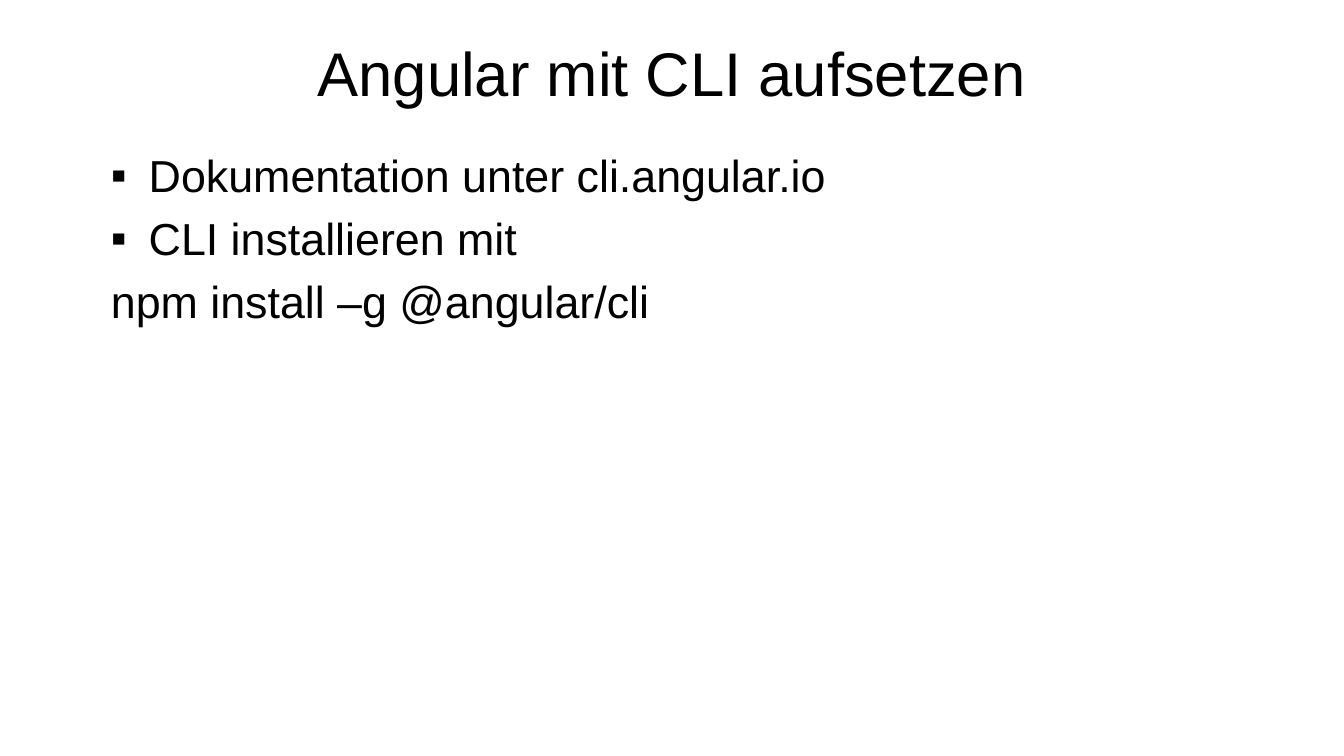
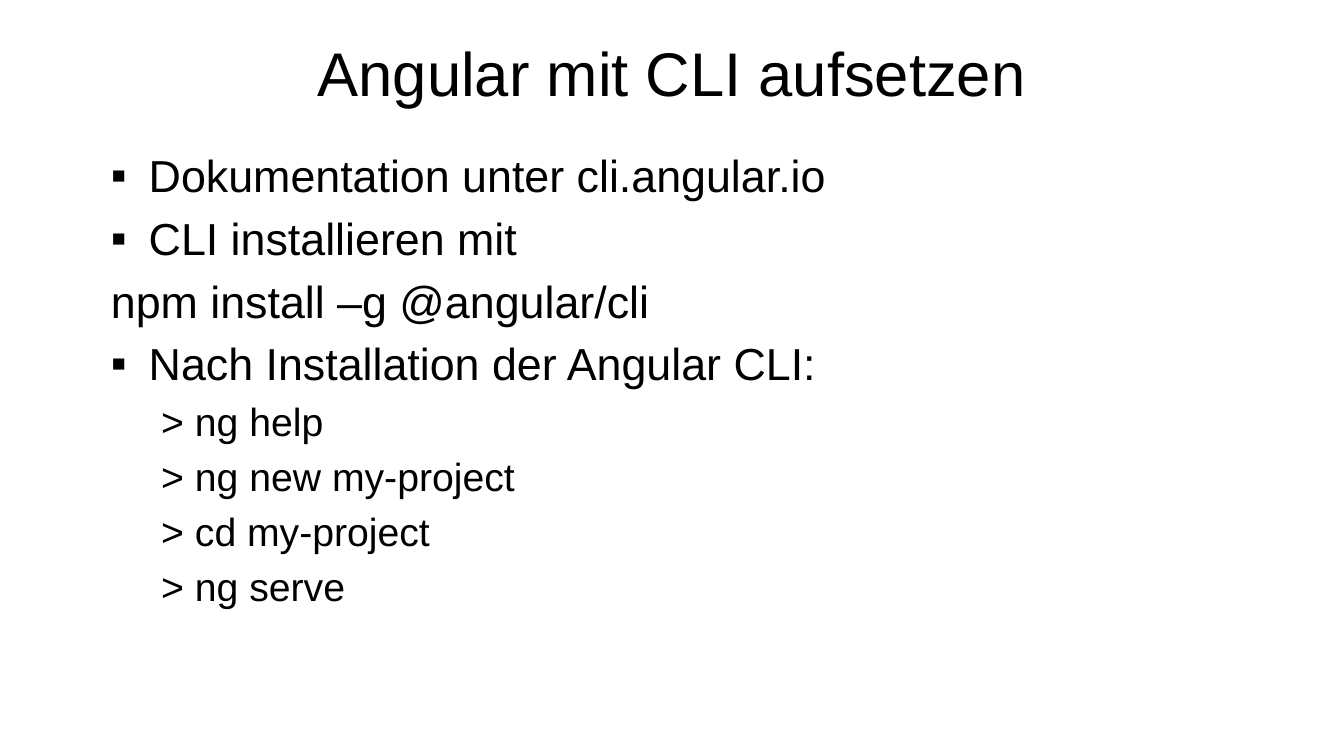
Before and after one commit to thomasclaudiushuber/Basta-TypeScript-Workshop-Slides, a slide deck: slide 3 of 10_Typescript_Workshop_Angular.pptx. Drawn at 1344x756 pixels with LibreOffice and Linux fonts; fonts in the diff are those of the drawing; background and template pictures are left out. Boxes give left, top, right and bottom in pixels: in the first picture for what was removed or moved away, otherwise in the second. Text is boxed around its words. In the diff, an @@ line names an element or a change of style, - is before the commit and + after.

Commit message:
Update Angular Slides

```diff
--- a/10_Typescript_Workshop_Angular.pptx
+++ b/10_Typescript_Workshop_Angular.pptx
@@ text at (x1=149, y1=347, x2=816, y2=609): paragraphs added @@
+▪ Nach Installation der Angular CLI:
+  > ng help
+  > ng new my-project
+  > cd my-project
+  > ng serve
```
Also in this commit, not shown: 1 other slide changed, 3 slides added, 1 other file.
